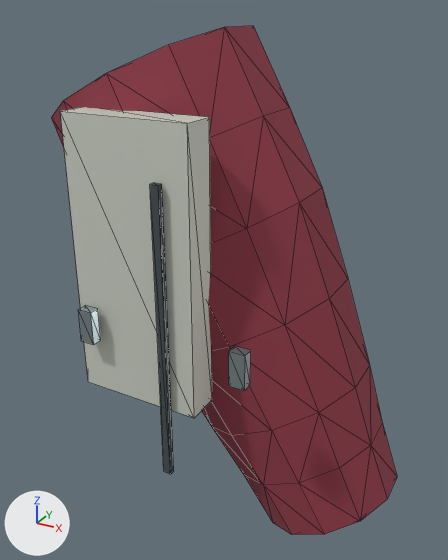
The glTF model Resource/Export/Modules/Outfit_Researcher_Female_Lean_Sleeve_L.glb as it was, and as the next commit left it.
Before and after are seen from a 50 mm lens placed at (0.434, -0.321, 1.468), pointed at (0.263, -0.01, 1.312). Lighting does not change. The marker at lower left points along +X, +Y and +Z. The older version comes first. Mesh edges are drawn as thin lines. Vertices at exactly the same position are counted once.

The first picture shows 'Outfit_Researcher_Female_Lean_Sleeve_L'.
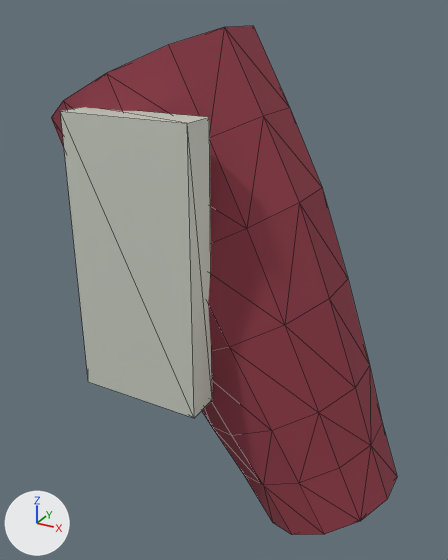
Location of each change, [x1, y1, x2, y2] in pixels of the pictures (448 x 560 px):
part 1 of me_outfit_researcher_female_lean_sleeve_l_mesh_001, deleted: before [78, 305, 101, 345]
part 2 of me_outfit_researcher_female_lean_sleeve_l_mesh_001, deleted: before [229, 346, 251, 391]
part 3 of me_outfit_researcher_female_lean_sleeve_l_mesh_001, deleted: before [150, 183, 174, 474]

What changed in the scene script:
```text
Change me_outfit_researcher_female_lean_sleeve_l_mesh_001:
    used by ob_outfit_researcher_female_lean_sleeve_l; location = (0.0, 0.0, 0.0)
    remove me_outfit_researcher_female_lean_sleeve_l_mesh_001.from_pydata(...)  # 116 vertices, 209 faces; spans x 0.153..0.379, y -0.089..0.066, z 1.151..1.458
    add me_outfit_researcher_female_lean_sleeve_l_mesh_001.from_pydata(...)  # 92 vertices, 173 faces; spans x 0.153..0.379, y -0.08..0.066, z 1.151..1.458
    me_outfit_researcher_female_lean_sleeve_l_mesh_001 part 1: the loose piece of 8 vertices spanning x 0.214..0.223, y -0.089..-0.083, z 1.294..1.314 is deleted
    me_outfit_researcher_female_lean_sleeve_l_mesh_001 part 2: the loose piece of 8 vertices spanning x 0.309..0.318, y -0.089..-0.083, z 1.294..1.314 is deleted
    me_outfit_researcher_female_lean_sleeve_l_mesh_001 part 3: the loose piece of 8 vertices spanning x 0.264..0.269, y -0.084..-0.081, z 1.218..1.391 is deleted
    remove me_outfit_researcher_female_lean_sleeve_l_mesh_001.materials.append(mat_fabric_seam)  # greyish blue #424d52
    remove me_outfit_researcher_female_lean_sleeve_l_mesh_001.materials.append(mat_fastener_titanium)  # grey #a8b6ba
```
